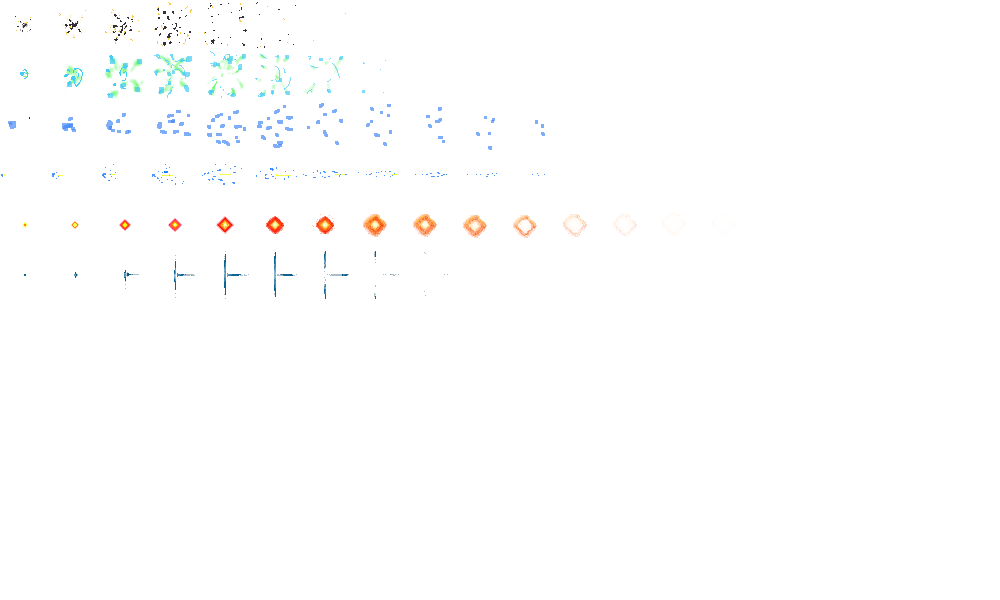
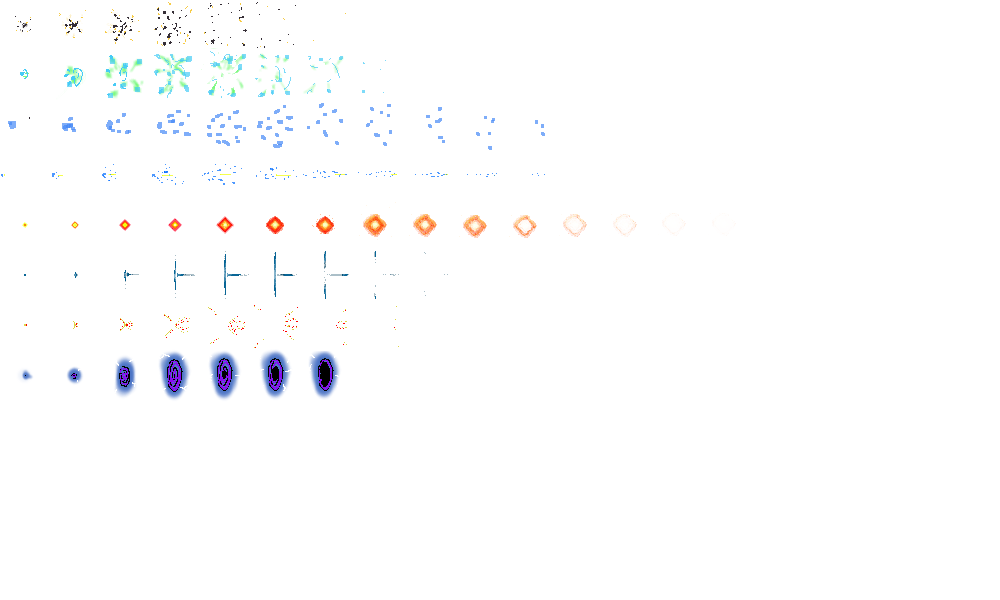
The second (1000, 600) image is a revision of the first. Changes to its layers:
painted on "Layer" over [18, 352, 341, 396]
painted on "Layer #3" over [24, 306, 399, 392]
painted on "Layer #1" over [17, 305, 395, 401]
